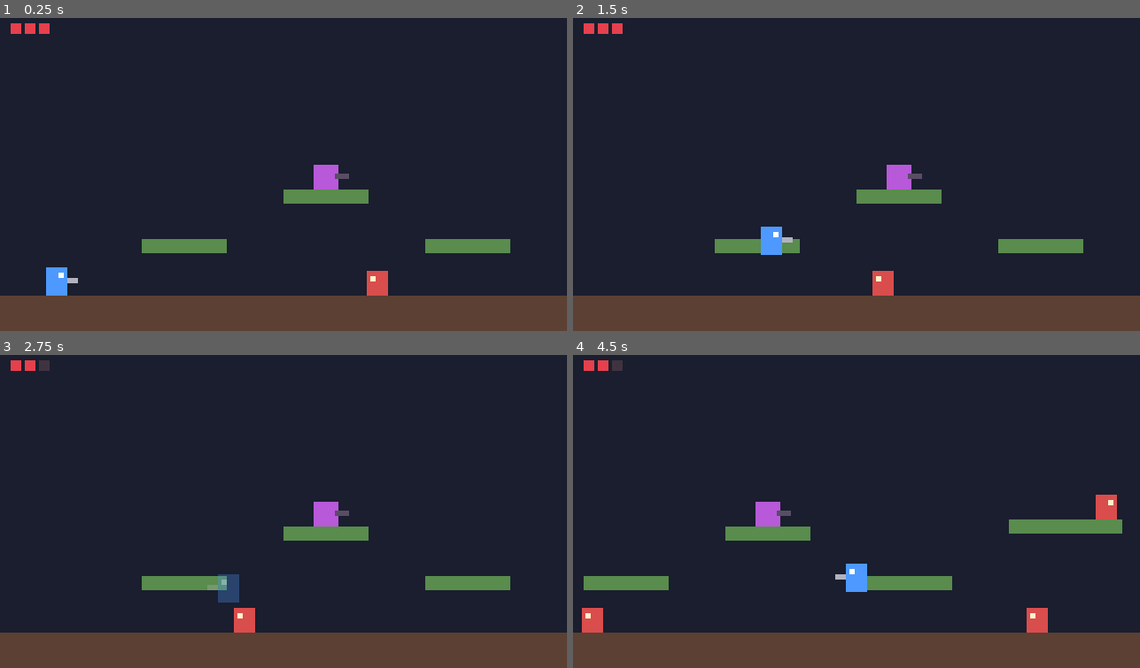
Above: before the commit, frames 1-4 (two rows, left to right).
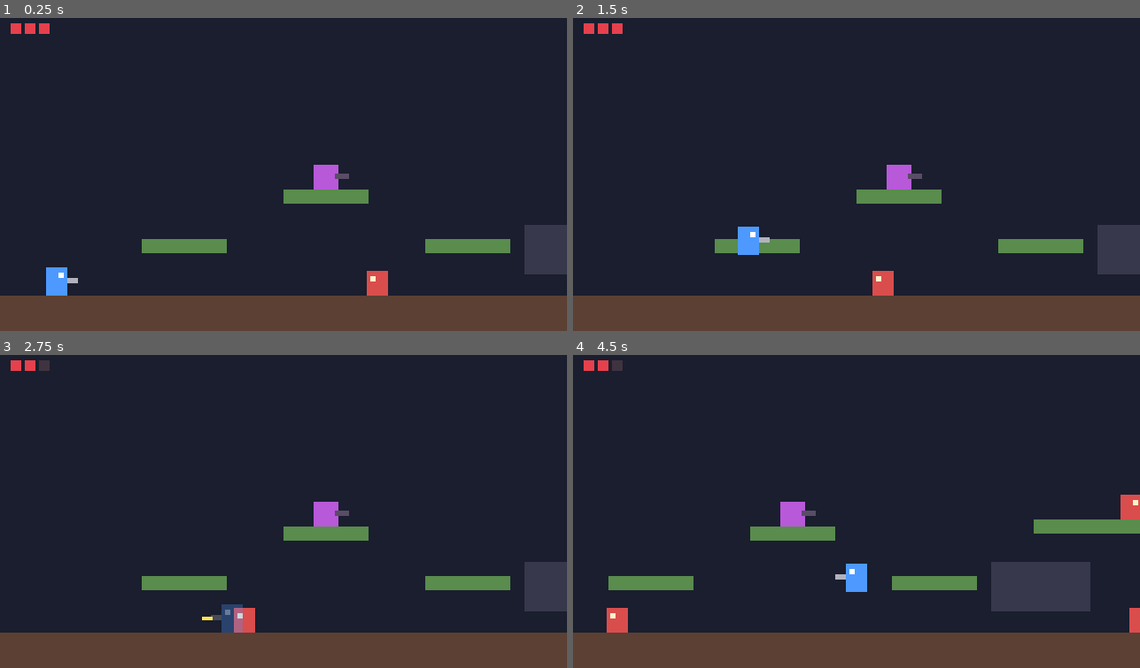
Above: after the commit, the same moments.

Repository: larrycxcx/zonebreaker-public
Game: Godot game, scene res://scenes/main.tscn
Two runs of this game, one before a commit and one after it. Both use one fixed random seed, a clock stepped at 60 frames per second and the inputs below.
Inputs:
- Up to frame 1 (0.25 s): no input
- Up to frame 2 (1.5 s): hold S (crouch, bound only after the commit) 0.53-1.28 s; hold D (move_right) from 0.53 s (still down); tap Space (jump) at 0.77, 0.8, 1.07, 1.35 s
- Up to frame 3 (2.75 s): tap Space (jump) at 1.52, 1.82, 2.3 s; tap S (crouch, bound only after the commit) at 1.55 s; release D (move_right) at 2.03 s; hold A (move_left) from 2.03 s (still down); hold J (shoot) from 2.03 s (still down)
- Up to frame 4 (4.5 s): release A (move_left) at 2.78 s; release J (shoot) at 2.78 s; hold D (move_right) 2.78-4.28 s; tap S (crouch, bound only after the commit) at 2.85 s; tap Space (jump) at 3.02, 3.32, 3.77, 3.8, 4.07, 4.35 s; hold S (crouch, bound only after the commit) 3.53-4.28 s; hold A (move_left) from 4.28 s (still down)

The runs differ from the first frame. In frame 1, 1.2% of the frame differs, in the area x 92-100%, y 66-82%; in frame 2, 1.9%; in frame 3, 1.9%; in frame 4, 6.6%, in the area x 1-100%, y 44-89%.

Commit message:
Add crouching with a head check and a crawl space in the level
- S / Down shrinks the collision box from 16 to 10 tall, offset so the
  feet stay put; hurtbox and muzzle follow, movement drops to 45%
- HeadCheck shape cast covers only the headroom crouching frees up, so
  the player stays down (and cannot jump) under a low ceiling; one-way
  platforms do not count as blocking
- Level gets a solid CrawlBlock with 12px clearance that can only be
  passed crouched
- Walker now also turns on is_on_wall(), since a low ceiling blocks the
  body above its horizontal raycast and left it pushing into the block

Co-Authored-By: Claude Opus 5 <noreply@anthropic.com>

Diff:
--- a/project.godot
+++ b/project.godot
@@ -45,6 +45,12 @@
 , Object(InputEventKey,"resource_local_to_scene":false,"resource_name":"","device":-1,"window_id":0,"alt_pressed":false …(186 unchanged characters)…
 ]
 }
+crouch={
+"deadzone": 0.2,
+"events": [Object(InputEventKey,"resource_local_to_scene":false,"resource_name":"","device":-1,"window_id":0,"alt_pressed":false,"shift_pressed":false,"ctrl_pressed":false,"meta_pressed":false,"pressed":false,"keycode":0,"physical_keycode":83,"key_label":0,"unicode":115,"location":0,"echo":false,"script":null)
+, Object(InputEventKey,"resource_local_to_scene":false,"resource_name":"","device":-1,"window_id":0,"alt_pressed":false,"shift_pressed":false,"ctrl_pressed":false,"meta_pressed":false,"pressed":false,"keycode":0,"physical_keycode":4194322,"key_label":0,"unicode":0,"location":0,"echo":false,"script":null)
+]
+}
 shoot={
 "deadzone": 0.2,
 "events": [Object(InputEventKey,"resource_local_to_scene":false,"resource_name":"","device":-1,"window_id":0,"alt_press …(192 unchanged characters)…
--- a/scenes/main.tscn
+++ b/scenes/main.tscn
@@ -57,6 +57,11 @@
 size = Vector2(48, 8)
 one_way = true
 
+[node name="CrawlBlock" parent="Level" instance=ExtResource("1")]
+position = Vector2(296, 120)
+size = Vector2(56, 28)
+color = Color(0.22, 0.22, 0.3, 1)
+
 [node name="Enemies" type="Node2D" parent="."]
 
 [node name="Walker1" parent="Enemies" instance=ExtResource("4")]
--- a/scenes/player.tscn
+++ b/scenes/player.tscn
@@ -4,10 +4,15 @@
 [ext_resource type="PackedScene" path="res://scenes/bullet.tscn" id="2"]
 
 [sub_resource type="RectangleShape2D" id="RectangleShape2D_1"]
+resource_local_to_scene = true
 size = Vector2(12, 16)
 
 [sub_resource type="RectangleShape2D" id="RectangleShape2D_2"]
+resource_local_to_scene = true
 size = Vector2(14, 18)
+
+[sub_resource type="RectangleShape2D" id="RectangleShape2D_3"]
+size = Vector2(11, 6)
 
 [node name="Player" type="CharacterBody2D" groups=["player"]]
 collision_layer = 2
@@ -25,6 +30,13 @@
 
 [node name="CollisionShape2D" type="CollisionShape2D" parent="Hurtbox"]
 shape = SubResource("RectangleShape2D_2")
+
+[node name="HeadCheck" type="ShapeCast2D" parent="."]
+position = Vector2(0, -5)
+enabled = false
+shape = SubResource("RectangleShape2D_3")
+target_position = Vector2(0, 0)
+collision_mask = 1
 
 [node name="Visual" type="Node2D" parent="."]
 
--- a/scripts/enemy_walker.gd
+++ b/scripts/enemy_walker.gd
@@ -22,8 +22,9 @@
 	velocity.x = move_speed * direction
 	move_and_slide()
 
-	# 脚下没路（悬空）或前方有墙就掉头。
-	if is_on_floor() and (not _floor_check.is_colliding() or _wall_check.is_colliding()):
+	# 脚下没路（悬空）或前方被挡住就掉头。
+	# is_on_wall() 是必要的补充：矮天花板挡住的是身体上半部分，WallCheck 那条射线打不到。
+	if is_on_floor() and (not _floor_check.is_colliding() or _wall_check.is_colliding() or is_on_wall()):
 		direction = -direction
 		_apply_direction()
 
--- a/scripts/player.gd
+++ b/scripts/player.gd
@@ -31,11 +31,21 @@
 ## 落地前提前按下跳跃键仍然有效的时间（跳跃缓冲）。
 @export var jump_buffer_time := 0.1
 
+@export_group("Crouch")
+## 蹲下时的移动速度倍率。
+@export var crouch_speed_scale := 0.45
+
 @export_group("Shooting")
 @export var fire_cooldown := 0.15
 
+## 站立/蹲下的碰撞体高度。脚底位置不变，只压低头顶。
+const STAND_HEIGHT := 16.0
+const CROUCH_HEIGHT := 10.0
+const HURTBOX_STAND_HEIGHT := 18.0
+
 var facing := 1
 var health := 0
+var is_crouching := false
 
 var _coyote_timer := 0.0
 var _jump_buffer_timer := 0.0
@@ -46,6 +56,9 @@
 @onready var _visual: Node2D = $Visual
 @onready var _muzzle: Marker2D = $Visual/Muzzle
 @onready var _hurtbox: Area2D = $Hurtbox
+@onready var _shape: CollisionShape2D = $CollisionShape2D
+@onready var _hurtbox_shape: CollisionShape2D = $Hurtbox/CollisionShape2D
+@onready var _head_check: ShapeCast2D = $HeadCheck
 
 
 func _ready() -> void:
@@ -61,6 +74,7 @@
 		return
 
 	_apply_gravity(delta)
+	_update_crouch()
 	_handle_jump(delta)
 	_handle_horizontal(delta)
 	move_and_slide()
@@ -85,7 +99,15 @@
 	else:
 		_jump_buffer_timer -= delta
 
-	if _jump_buffer_timer > 0.0 and _coyote_timer > 0.0:
+	var can_jump := _jump_buffer_timer > 0.0 and _coyote_timer > 0.0
+	if can_jump and is_crouching:
+		# 蹲着也能跳，但得先站得起来：头顶被挡住就跳不了。
+		if _head_blocked():
+			can_jump = false
+		else:
+			_set_crouching(false)
+
+	if can_jump:
 		velocity.y = jump_velocity
 		_jump_buffer_timer = 0.0
 		_coyote_timer = 0.0
@@ -97,12 +119,50 @@
 func _handle_horizontal(delta: float) -> void:
 	var direction := Input.get_axis("move_left", "move_right")
 	var control := 1.0 if is_on_floor() else air_control
+	var speed := move_speed * (crouch_speed_scale if is_crouching else 1.0)
 	if direction != 0.0:
 		facing = signi(direction)
 		_visual.scale.x = facing
-		velocity.x = move_toward(velocity.x, direction * move_speed, acceleration * control * delta)
+		velocity.x = move_toward(velocity.x, direction * speed, acceleration * control * delta)
 	else:
 		velocity.x = move_toward(velocity.x, 0.0, friction * control * delta)
+
+
+func _update_crouch() -> void:
+	# 只能在地面上主动蹲；空中松开蹲键会自动站起来。
+	var wants := Input.is_action_pressed("crouch") and is_on_floor()
+	if wants == is_crouching:
+		return
+	if wants:
+		_set_crouching(true)
+	elif not _head_blocked():
+		_set_crouching(false)
+
+
+func _set_crouching(value: bool) -> void:
+	is_crouching = value
+	var height := CROUCH_HEIGHT if value else STAND_HEIGHT
+	var lowered := (STAND_HEIGHT - height) / 2.0
+	# 碰撞体和受击框同时压低，并整体下移，保证脚底位置不变。
+	(_shape.shape as RectangleShape2D).size.y = height
+	_shape.position.y = lowered
+	(_hurtbox_shape.shape as RectangleShape2D).size.y = HURTBOX_STAND_HEIGHT - (STAND_HEIGHT - height)
+	_hurtbox_shape.position.y = lowered
+	# 占位美术直接纵向压扁；第 4 步换成精灵图后这里改成切换动画。
+	_visual.scale.y = height / STAND_HEIGHT
+	_visual.position.y = lowered
+
+
+## 头顶上方是否有东西挡着，挡着就站不起来。
+func _head_blocked() -> bool:
+	_head_check.force_shapecast_update()
+	for i in _head_check.get_collision_count():
+		var collider := _head_check.get_collider(i)
+		# 单向平台可以从下面穿过去，不算挡头。
+		if collider is Platform and (collider as Platform).one_way:
+			continue
+		return true
+	return false
 
 
 func _handle_shoot(delta: float) -> void:
